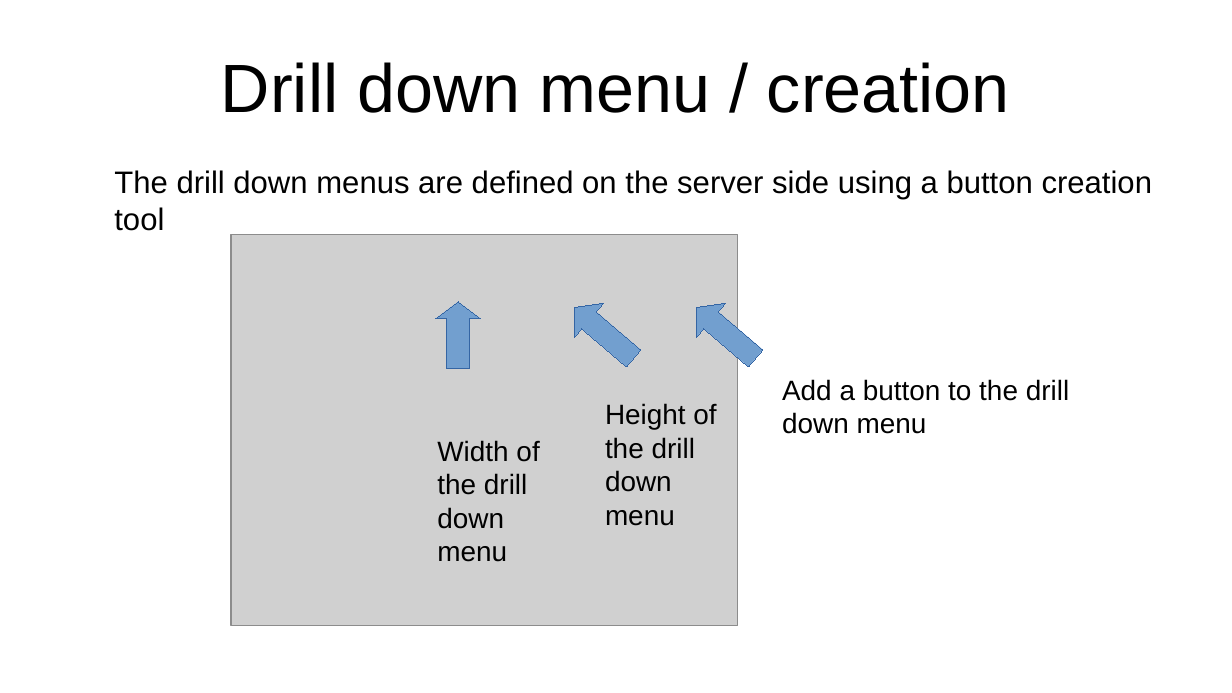
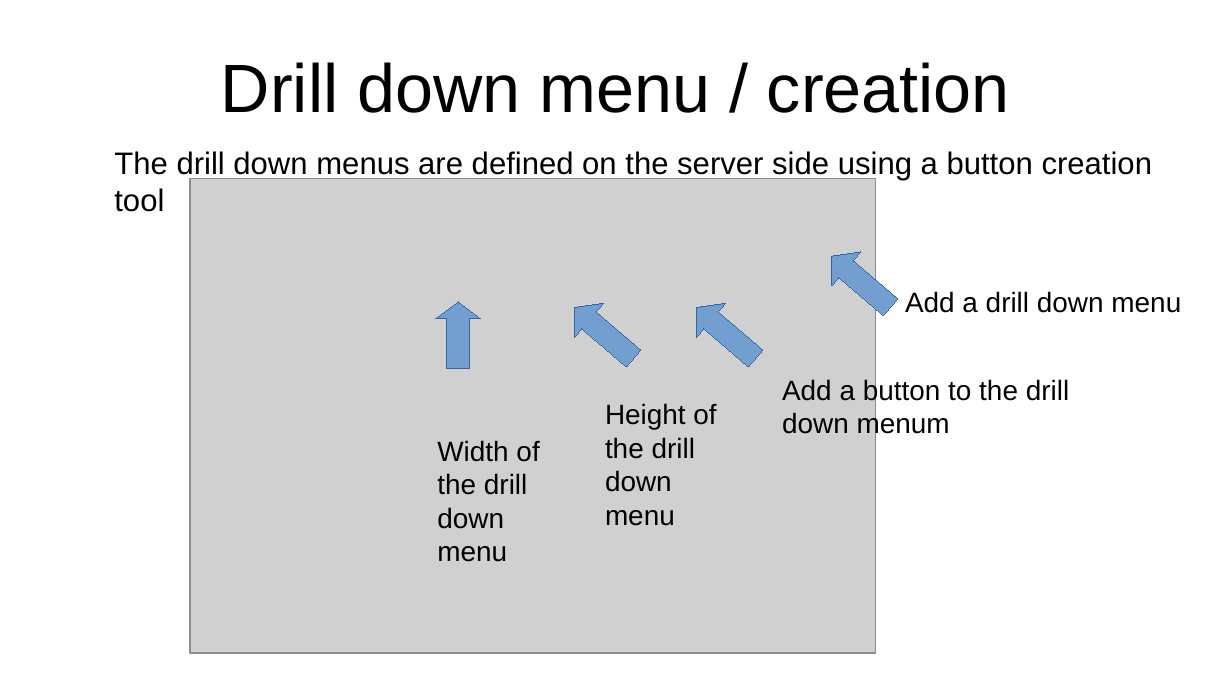
Before and after one commit to GregorGT/GastroManager, a slide deck: slide 5 of Documentation/desktop_android_drill_down_menu.odp. Drawn at 1232x693 pixels with LibreOffice and Linux fonts; fonts in the diff are those of the drawing; grey boxes stand for pictures. Boxes give left, top, right and bottom in pixels: in the first picture for what was removed or moved away, otherwise in the second. Text is boxed around its words. In the diff, an @@ line names an element or a change of style, - is before the commit and + after.

```diff
--- a/Documentation/desktop_android_drill_down_menu.odp
+++ b/Documentation/desktop_android_drill_down_menu.odp
@@ text "The drill down menus are ...": place and size @@
-text "The drill down menus are ..." at <box>114,170,1153,231</box>
+text "The drill down menus are ..." at <box>114,151,1153,212</box>
@@ picture: place and size @@
-picture at <box>231,235,738,626</box>
+picture at <box>190,179,876,653</box>
@@ up arrow added at <box>817,239,905,324</box>, fill #729FCF, outline #3465A4 0 pt @@
@@ text added at <box>905,291,1181,313</box>, 18 pt, text #000000 @@
+Add a drill down menu
@@ text at <box>782,411,950,438</box>: text changed @@
-down menu
+down menum
```
Also in this commit, not shown: 3 other files.
